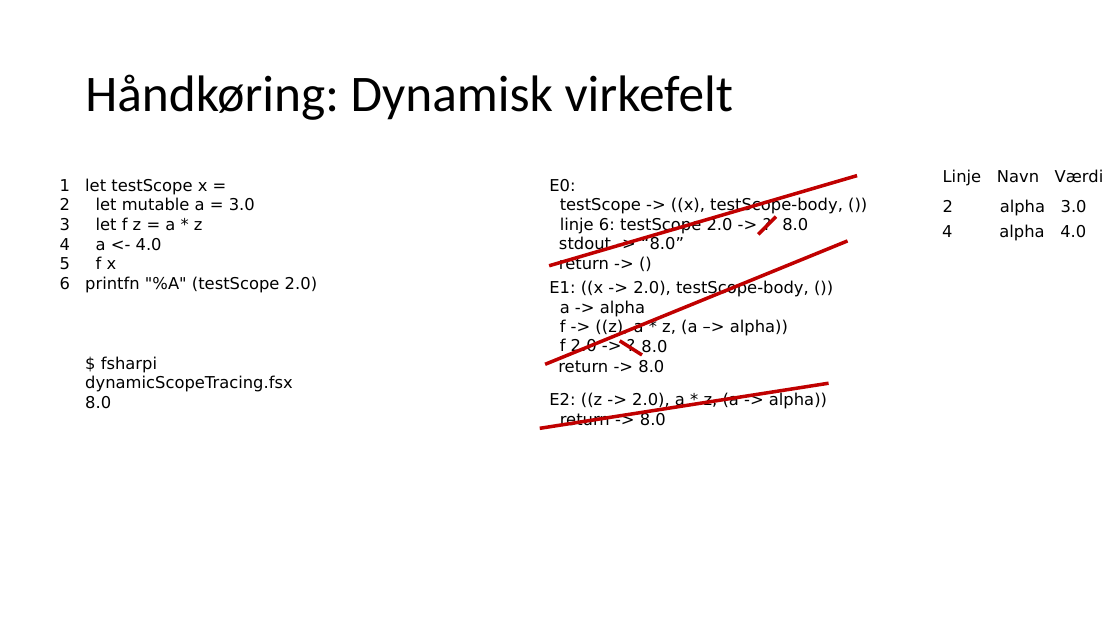
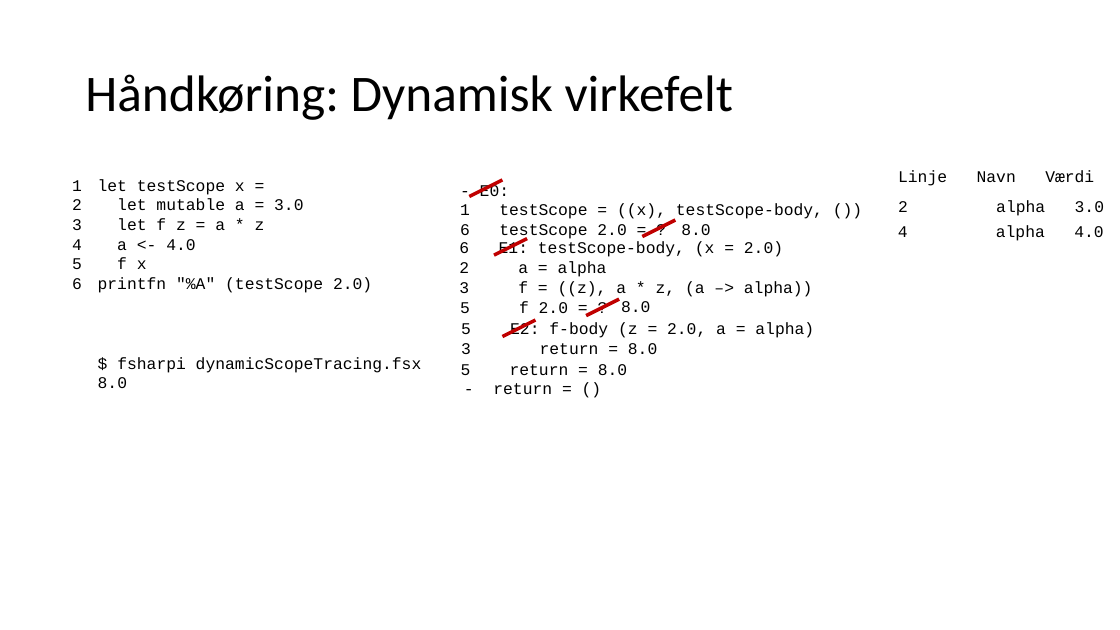
Before and after one commit to fisterloegsovs/pop22, a slide deck: slide 8 of lectures/4.2StackHeapRefsHigherOrderFctsTracing/lecture.pptx (slide 16 before the commit). Drawn at 1120x630 pixels with LibreOffice and Linux fonts; fonts in the diff are those of the drawing. Boxes give left, top, right and bottom in pixels: in the first picture for what was removed or moved away, otherwise in the second. Text is boxed around its words. In the diff, an @@ line names an element or a change of style, - is before the commit and + after.

Commit message:
lecture ready

```diff
--- a/lectures/4.2StackHeapRefsHigherOrderFctsTracing/lecture.pptx
+++ b/lectures/4.2StackHeapRefsHigherOrderFctsTracing/lecture.pptx
@@ text "1": place and size @@
-text "1" at [60, 179, 70, 290]
+text "1" at [72, 180, 82, 289]
@@ text "let testScope x =": place and size @@
-text "let testScope x =" at [85, 178, 317, 293]
+text "let testScope x =" at [98, 179, 372, 293]
@@ line removed from (549, 266) to (857, 176) @@
@@ text "Linje Navn Værdi": place and size @@
-text "Linje Navn Værdi" at [943, 169, 1104, 186]
+text "Linje Navn Værdi" at [898, 170, 1094, 186]
@@ text at [460, 183, 823, 240]: text changed; font DejaVu Sans to Courier New @@
-E0:
-testScope -> ((x), testScope-body, ())
-linje 6: testScope 2.0 -> ?
+- E0:
+1 testScope = ((x), testScope-body, ())
+6 testScope 2.0 = ?
@@ line added from (470, 197) to (502, 180), #C00000 3 pt @@
@@ text "2 alpha 3.0": place and size @@
-text "2 alpha 3.0" at [943, 199, 1087, 216]
+text "2 alpha 3.0" at [898, 200, 1104, 216]
@@ font DejaVu Sans to Courier New in 7 elements at [98, 179, 372, 293], [72, 180, 82, 289], [898, 170, 1094, 186], [898, 200, 1104, 216], [898, 225, 1103, 241], [98, 357, 422, 388], [681, 224, 710, 235] @@
@@ text "8.0": place and size @@
-text "8.0" at [559, 218, 808, 270]
+text "8.0" at [681, 224, 710, 235]
@@ line added from (494, 255) to (528, 239), #C00000 3 pt @@
@@ text at [559, 235, 684, 270]: paragraphs removed @@
-stdout -> “8.0”
-return -> ()
@@ line moved from (759, 234) - (776, 217) to (643, 237) - (676, 220) @@
@@ text "4 alpha 4.0": place and size @@
-text "4 alpha 4.0" at [942, 224, 1086, 241]
+text "4 alpha 4.0" at [898, 225, 1103, 241]
@@ text at [459, 241, 813, 298]: text changed; font DejaVu Sans to Courier New @@
-E1: ((x -> 2.0), testScope-body, ())
-a -> alpha
-f -> ((z), a * z, (a –> alpha))
+6 E1: testScope-body, (x = 2.0)
+2 a = alpha
+3 f = ((z), a * z, (a –> alpha))
@@ line removed from (545, 365) to (848, 241) @@
@@ line moved from (642, 355) - (620, 341) to (586, 316) - (619, 299) @@
@@ text at [460, 301, 568, 313]: text changed; font DejaVu Sans to Courier New @@
-f 2.0 -> ?
+5 f 2.0 = ?
@@ text at [461, 322, 814, 354]: text changed; font DejaVu Sans to Courier New @@
-E2: ((z -> 2.0), a * z, (a -> alpha))
-return -> 8.0
+5 E2: f-body (z = 2.0, a = alpha)
+3 return = 8.0
@@ line added from (502, 337) to (535, 320), #C00000 3 pt @@
@@ text added at [621, 301, 650, 312], 14 pt, text #000000 @@
+8.0
@@ text "$ fsharpi dynamicScopeTracing.fsx": place and size @@
-text "$ fsharpi dynamicScopeTracing.fsx" at [85, 356, 292, 409]
+text "$ fsharpi dynamicScopeTracing.fsx" at [98, 357, 422, 388]
@@ text at [461, 364, 627, 375]: text changed; font DejaVu Sans to Courier New @@
-8.0
-return -> 8.0
+5 return = 8.0
@@ text added at [493, 383, 552, 394], 14 pt, text #000000 @@
+- return = ()
@@ line removed from (540, 429) to (828, 383) @@
```
Also in this commit, not shown: 14 other slides changed, 1 slide added, 2 slides removed, 14 other files.
